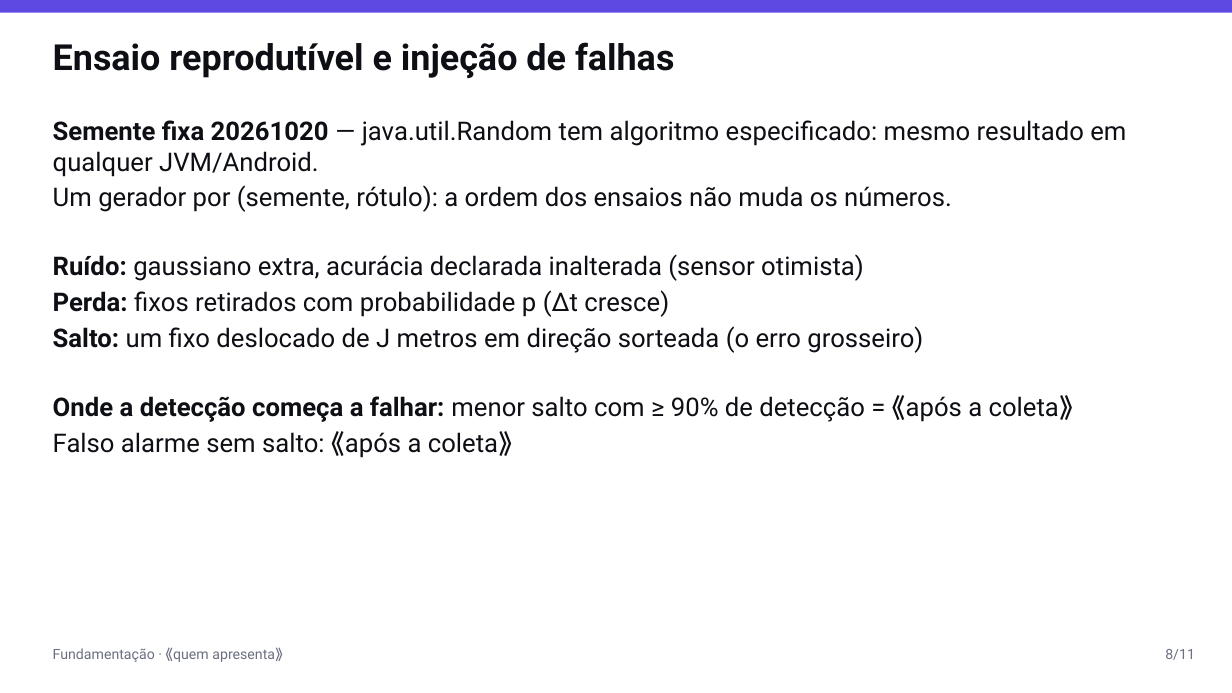
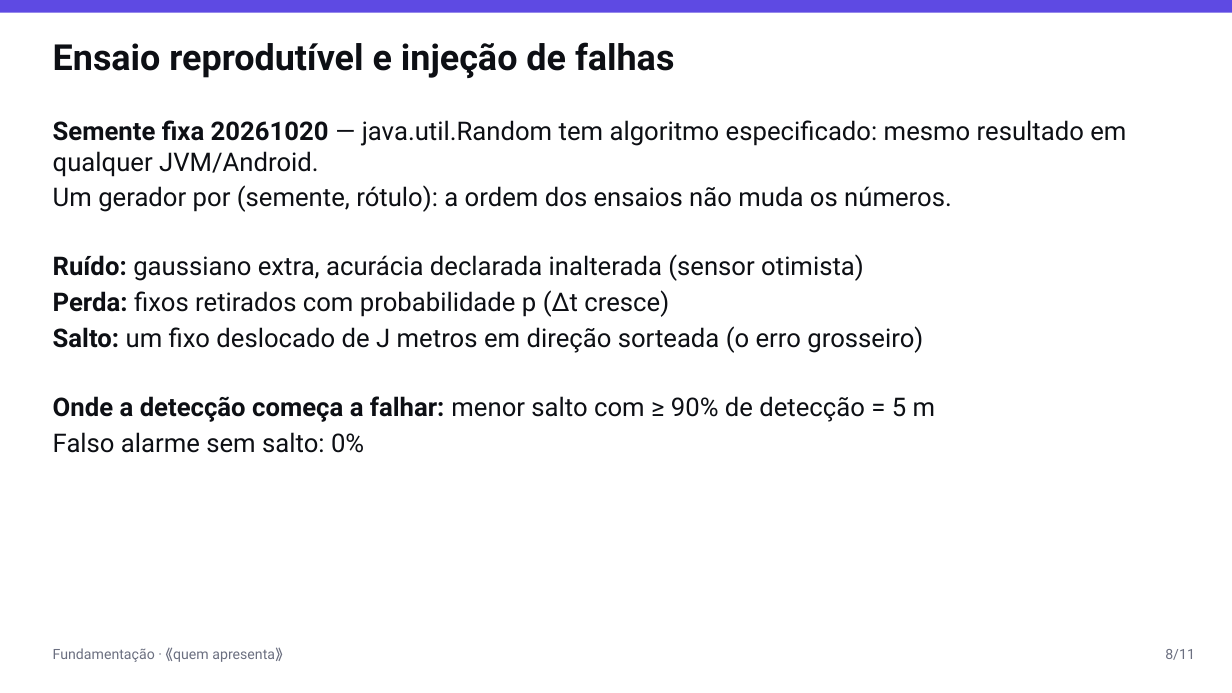
Before and after one commit to AlphaFNTZ/rastro, a slide deck: slide 8 of docs/presentations/apresentacao_I_AV1.pptx. Drawn at 1232x693 pixels with LibreOffice and Linux fonts; fonts in the diff are those of the drawing. Boxes give left, top, right and bottom in pixels: in the first picture for what was removed or moved away, otherwise in the second. Text is boxed around its words. In the diff, an @@ line names an element or a change of style, - is before the commit and + after.

```diff
--- a/docs/presentations/apresentacao_I_AV1.pptx
+++ b/docs/presentations/apresentacao_I_AV1.pptx
@@ text at (53,396,935,453): text changed @@
-Onde a detecção começa a falhar: menor salto com ≥ 90% de detecção = ⟪após a coleta⟫
-Falso alarme sem salto: ⟪após a coleta⟫
+Onde a detecção começa a falhar: menor salto com ≥ 90% de detecção = 5 m
+Falso alarme sem salto: 0%
```
Also in this commit, not shown: 5 other slides changed, 9 other files.
